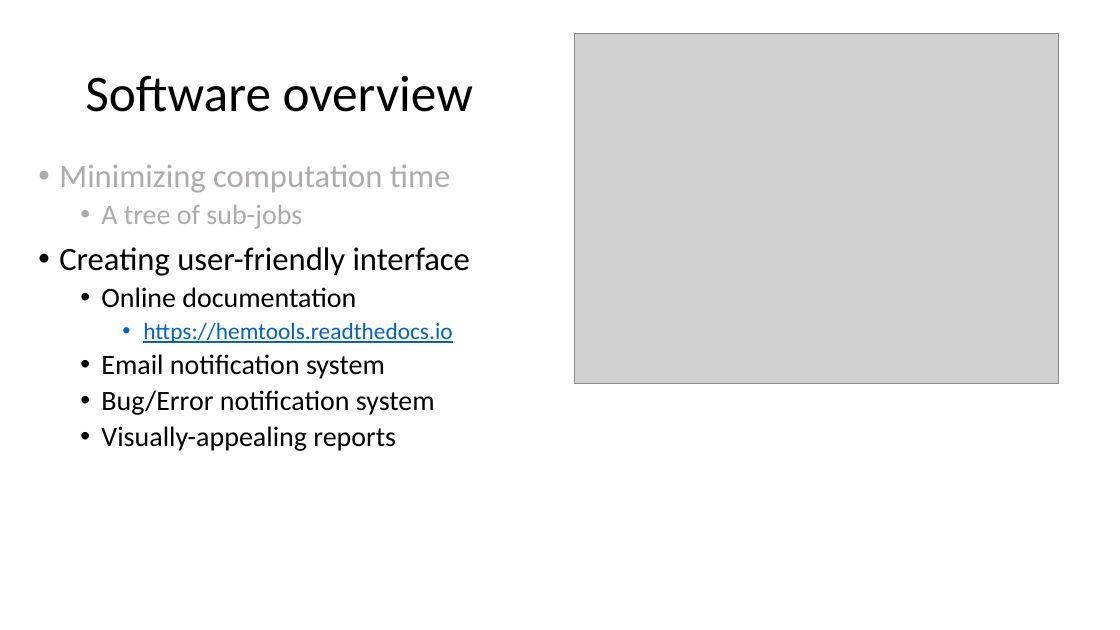
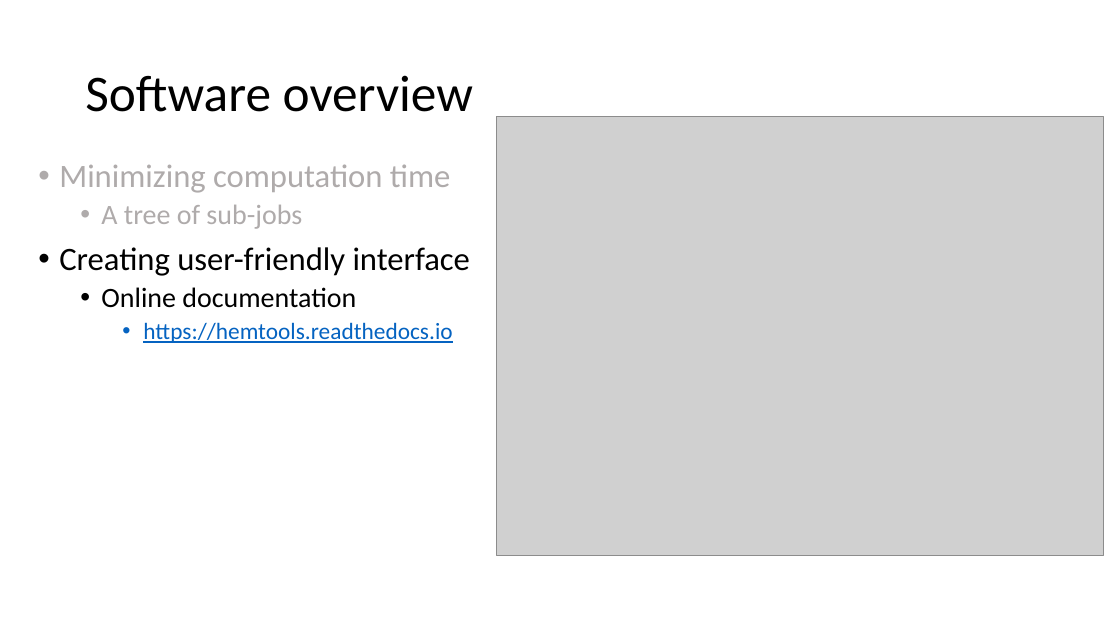
Before and after one commit to YichaoOU/HemTools, a slide deck: slide 4 of HemTools Tutorial.pptx. Drawn at 1120x630 pixels with LibreOffice and Linux fonts; fonts in the diff are those of the drawing; grey boxes stand for pictures. Boxes give left, top, right and bottom in pixels: in the first picture for what was removed or moved away, otherwise in the second. Text is boxed around its words. In the diff, an @@ line names an element or a change of style, - is before the commit and + after.

```diff
--- a/HemTools Tutorial.pptx
+++ b/HemTools Tutorial.pptx
@@ picture: place and size @@
-picture at [575, 34, 1059, 383]
+picture at [497, 116, 1103, 555]
@@ text at [101, 354, 435, 451]: paragraphs removed @@
-  • Email notification system
-  • Bug/Error notification system
-  • Visually-appealing reports
```
Also in this commit, not shown: 1 other slide changed, 1 slide added, 32 other files.
